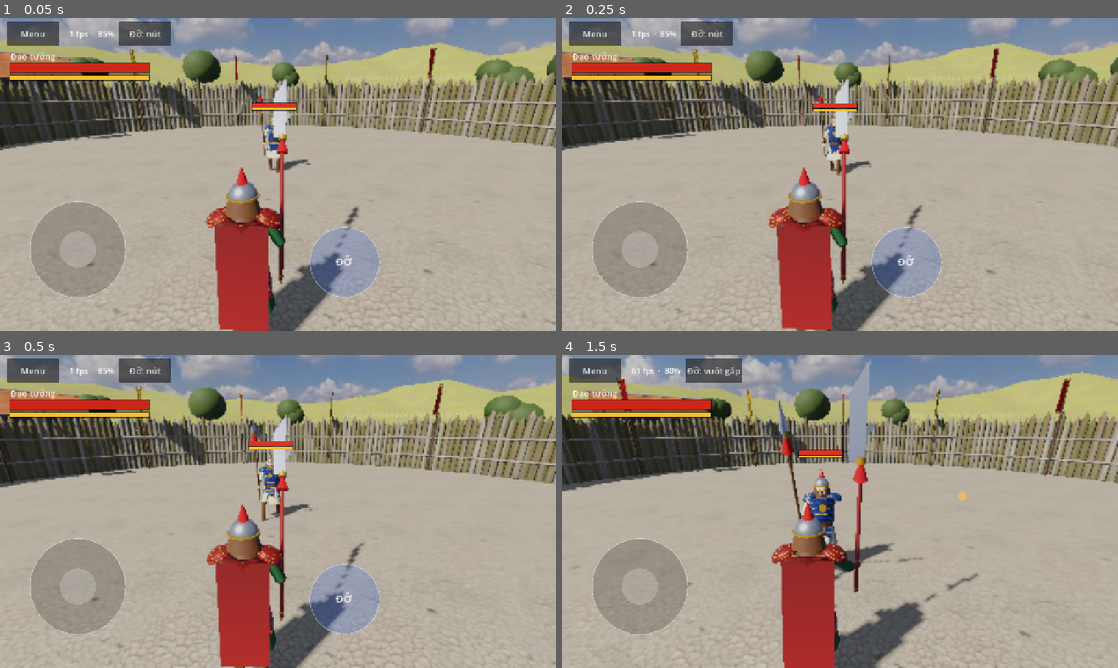
Above: before the commit, frames 1-4 (two rows, left to right).
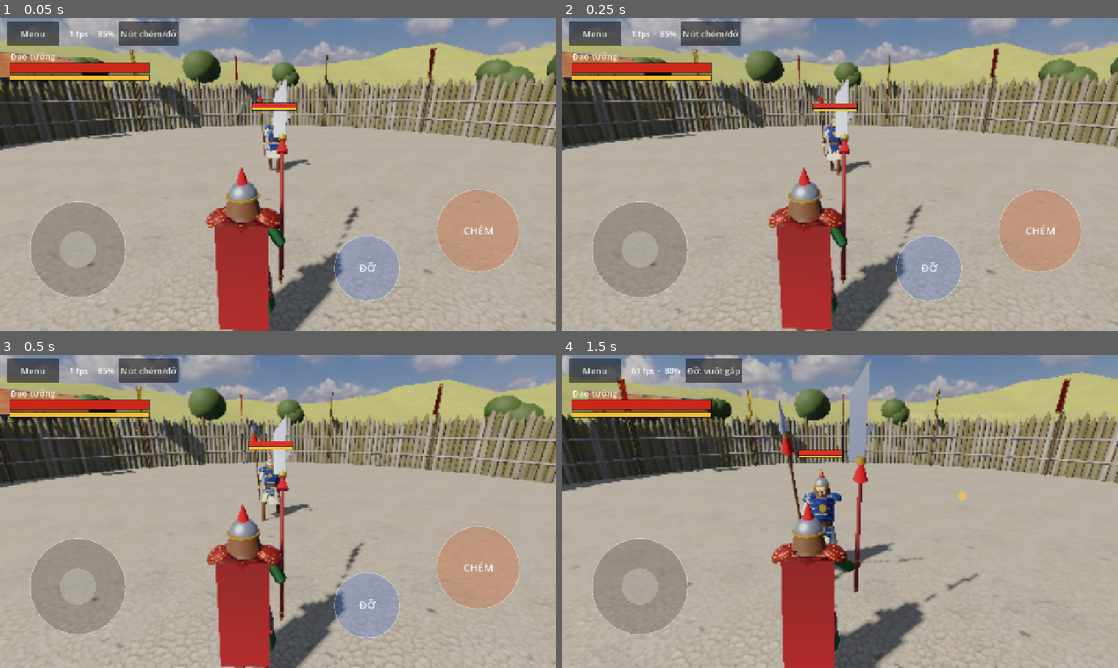
Above: after the commit, the same moments.

Repository: quanace11/MountBladeMobile
Game: Godot game, scene res://scenes/match.tscn
Two runs of this game, one before a commit and one after it. Both use one fixed random seed, a clock stepped at 60 frames per second and the inputs below. This scene is started directly instead of the project's main scene.
Inputs (mouse positions are in pixels of both pictures, inside the frame that each line leads up to):
- Up to frame 1 (0.05 s): no input
- Up to frame 2 (0.25 s): no input
- Up to frame 3 (0.5 s): no input
- Up to frame 4 (1.5 s): click "Đỡ: nút" (after the commit: "Nút chém/đỡ") at 0.5 s; move the mouse to (962, 495) at 1.27 s; hold Right from 1.28 s (still down); tap I at 1.35 s; click (962, 495) at 1.42 s

The runs differ from the first frame. In frame 1, 5.3% of the frame differs, in the area x 21-94%, y 1-91%; in frame 2, 5.3%; in frame 3, 5.3%; in frame 4, nothing differs.

Commit message:
Tách nút CHÉM và nút ĐỠ riêng
Kiểu nút giờ có nút CHÉM: giữ và kéo để chọn hướng gồng, nhả để chém,
chạm nhanh là chém theo hướng mặc định trong config. Kiểu vuốt gấp giữ nguyên.

Co-Authored-By: Claude Opus 5.5 <noreply@anthropic.com>
Claude-Session: https://claude.ai/code/session_019MGX47E3S9HvUMroLaV6JB

Diff:
--- a/config/input/touch.tres
+++ b/config/input/touch.tres
@@ -11,7 +11,11 @@
 swipe_min_distance = 40.0
 chevron_min_turn_deg = 70.0
 chevron_min_second_leg = 30.0
-block_button_center = Vector2(0.62, 0.78)
-block_button_radius = 80.0
+block_button_center = Vector2(0.66, 0.8)
+block_button_radius = 75.0
+attack_button_center = Vector2(0.86, 0.68)
+attack_button_radius = 95.0
+button_touch_slack = 1.25
+attack_tap_dir = 4
 show_attack_hint = false
 ignore_top_ratio = 0.13
--- a/src/data/input_config.gd
+++ b/src/data/input_config.gd
@@ -20,6 +20,13 @@
 ## Nút ĐỠ: tâm theo tỉ lệ màn hình, bán kính px.
 @export var block_button_center: Vector2 = Vector2(0.62, 0.78)
 @export var block_button_radius: float = 80.0
+## Nút CHÉM (kiểu nút): giữ rồi kéo để gồng theo hướng kéo, nhả để chém. Tâm theo tỉ lệ màn hình, bán kính px.
+@export var attack_button_center: Vector2 = Vector2(0.86, 0.7)
+@export var attack_button_radius: float = 95.0
+## Vùng nhận chạm của nút lớn hơn hình vẽ một chút để ngón cái dễ trúng.
+@export var button_touch_slack: float = 1.25
+## Chạm nhanh nút CHÉM (không kéo) thì chém theo hướng này.
+@export_enum("none", "up", "thrust", "left", "right") var attack_tap_dir: int = 4
 ## Mũi tên báo hướng đòn của địch. Mặc định tắt: người chơi đọc hướng từ động tác gồng.
 @export var show_attack_hint: bool = false
 ## Phần trên cùng màn hình dành cho nút menu, không nhận điều khiển (0..1).
--- a/src/input/gesture_parser.gd
+++ b/src/input/gesture_parser.gd
@@ -1,7 +1,8 @@
 class_name GestureParser
 extends RefCounted
-## Đọc một nét vuốt ở vùng chiến đấu (tay phải).
+## Đọc một nét vuốt ở vùng chiến đấu (tay phải), hoặc trên nút CHÉM khi dùng kiểu nút.
 ## - Kéo thẳng: gồng theo hướng kéo; nhả tay: chém.
+## - Kiểu BUTTON: chạm nhanh không kéo là chém theo hướng mặc định trong config.
 ## - Kiểu CHEVRON: nét có góc gấp (^ < > v) là đỡ; hướng đỡ là phía đỉnh góc; giữ tay là giữ đỡ.
 ## Hướng trả về là hướng theo màn hình, cũng là hướng theo nhân vật vì camera ở sau lưng.
 
@@ -67,6 +68,9 @@
 		block_dir = Dir.NONE
 	elif attack_dir != Dir.NONE:
 		_release_pending = true
+	elif scheme == InputConfig.BlockScheme.BUTTON and cfg.attack_tap_dir != Dir.NONE:
+		attack_dir = cfg.attack_tap_dir
+		_release_pending = true
 
 
 ## Trả về true một lần sau khi người chơi nhả tay để chém; sau đó xóa hướng gồng.
--- a/src/input/touch_controller.gd
+++ b/src/input/touch_controller.gd
@@ -1,7 +1,7 @@
 class_name TouchController
 extends Node
-## Nhận chạm đa điểm, chia ra: nửa trái là joystick di chuyển, nửa phải là vùng chiến đấu,
-## và nút ĐỠ (khi dùng kiểu nút). Kết quả đọc qua move_vector(), combat, block_dir.
+## Nhận chạm đa điểm, chia ra: nửa trái là joystick di chuyển.
+## Kiểu nút: bên phải có nút CHÉM và nút ĐỠ riêng. Kiểu vuốt gấp: cả nửa phải là vùng vuốt. Kết quả đọc qua move_vector(), combat, block_dir.
 
 var cfg: InputConfig
 var combat: GestureParser
@@ -31,6 +31,15 @@
 	return cfg.block_button_center * size
 
 
+func attack_button_center() -> Vector2:
+	var size := get_viewport().get_visible_rect().size
+	return cfg.attack_button_center * size
+
+
+func _on_button(pos: Vector2, center: Vector2, radius: float) -> bool:
+	return pos.distance_to(center) <= radius * cfg.button_touch_slack
+
+
 func _input(event: InputEvent) -> void:
 	if cfg == null:
 		return
@@ -49,7 +58,7 @@
 	var size := get_viewport().get_visible_rect().size
 	if pos.y < size.y * cfg.ignore_top_ratio:
 		return
-	if uses_block_button() and block_index == -1 and pos.distance_to(block_button_center()) <= cfg.block_button_radius:
+	if uses_block_button() and block_index == -1 and _on_button(pos, block_button_center(), cfg.block_button_radius):
 		block_index = index
 		block_touch_pos = pos
 		block_button_dir = Dir.UP
@@ -58,6 +67,8 @@
 		joy_origin = pos
 		joy_pos = pos
 	elif combat_index == -1 and pos.x >= size.x * cfg.left_zone_ratio:
+		if uses_block_button() and not _on_button(pos, attack_button_center(), cfg.attack_button_radius):
+			return
 		combat_index = index
 		combat.touch_down(pos)
 
--- a/src/ui/hud.gd
+++ b/src/ui/hud.gd
@@ -72,7 +72,7 @@
 
 
 func _update_scheme_label() -> void:
-	_scheme_btn.text = "Đỡ: nút" if Game.block_scheme == InputConfig.BlockScheme.BUTTON else "Đỡ: vuốt gấp"
+	_scheme_btn.text = "Nút chém/đỡ" if Game.block_scheme == InputConfig.BlockScheme.BUTTON else "Đỡ: vuốt gấp"
 
 
 func _build_end_panel() -> void:
--- a/src/ui/main_menu.gd
+++ b/src/ui/main_menu.gd
@@ -33,7 +33,7 @@
 	_row(box, "Đồ họa", ConfigDB.qualities, Game.quality_id, func(id):
 		Game.quality_id = id
 		Game.apply_fps_cap(), [&"low", &"medium", &"high"])
-	_row(box, "Cách đỡ", {&"0": "Nút ĐỠ", &"1": "Vuốt gấp khúc"}, StringName(str(Game.block_scheme)), func(id): Game.block_scheme = int(String(id)))
+	_row(box, "Cách đỡ", {&"0": "Nút CHÉM + ĐỠ", &"1": "Vuốt gấp khúc"}, StringName(str(Game.block_scheme)), func(id): Game.block_scheme = int(String(id)))
 
 	var fps := CheckButton.new()
 	fps.text = "Khóa 30 fps (tiết kiệm pin)"
--- a/src/ui/touch_overlay.gd
+++ b/src/ui/touch_overlay.gd
@@ -1,6 +1,6 @@
 class_name TouchOverlay
 extends Control
-## Vẽ joystick, nút ĐỠ và nét vuốt. Chỉ đọc TouchController.
+## Vẽ joystick, nút CHÉM, nút ĐỠ và nét vuốt. Chỉ đọc TouchController.
 
 var touch: TouchController
 var _font: Font
@@ -34,11 +34,15 @@
 	if touch.uses_block_button():
 		var c := touch.block_button_center()
 		var held := touch.block_index != -1
-		draw_circle(c, cfg.block_button_radius, Color(0.2, 0.4, 0.9, 0.45 if held else 0.25))
-		draw_arc(c, cfg.block_button_radius, 0, TAU, 40, white, 2.0)
-		draw_string(_font, c + Vector2(-22, 8), "ĐỠ", HORIZONTAL_ALIGNMENT_CENTER, -1, 24, Color(1, 1, 1, 0.9))
+		_draw_button(c, cfg.block_button_radius, "ĐỠ", Color(0.2, 0.4, 0.9, 0.45 if held else 0.25))
 		if held:
 			_draw_dir_arrow(c, touch.block_button_dir, cfg.block_button_radius + 18, Color(0.5, 0.8, 1.0, 0.9))
+		var a := touch.attack_button_center()
+		var swinging := touch.combat_index != -1
+		_draw_button(a, cfg.attack_button_radius, "CHÉM", Color(0.85, 0.35, 0.15, 0.5 if swinging else 0.28))
+		if swinging:
+			_draw_dir_arrow(a, touch.combat.attack_dir, cfg.attack_button_radius + 18, Color(1.0, 0.75, 0.3, 0.9))
+		return
 
 	var pts := touch.combat.stroke()
 	if pts.size() == 3:
@@ -47,6 +51,12 @@
 		draw_circle(pts[0], 10, col)
 
 	draw_string(_font, Vector2(size.x * 0.62, size.y * 0.2), "Vùng chém: kéo để gồng, nhả để chém", HORIZONTAL_ALIGNMENT_LEFT, -1, 16, Color(1, 1, 1, 0.25))
+
+
+func _draw_button(c: Vector2, radius: float, label: String, fill: Color) -> void:
+	draw_circle(c, radius, fill)
+	draw_arc(c, radius, 0, TAU, 40, Color(1, 1, 1, 0.35), 2.0)
+	draw_string(_font, c + Vector2(-radius, 8), label, HORIZONTAL_ALIGNMENT_CENTER, radius * 2.0, 24, Color(1, 1, 1, 0.9))
 
 
 func _draw_dir_arrow(center: Vector2, dir: int, dist: float, col: Color) -> void:
--- a/tests/test_input.gd
+++ b/tests/test_input.gd
@@ -40,3 +40,18 @@
 	var p := _parser(InputConfig.BlockScheme.BUTTON)
 	_stroke(p, [Vector2(900, 500), Vector2(940, 440), Vector2(980, 380), Vector2(1020, 440), Vector2(1060, 500)])
 	check_eq(p.block_dir, Dir.NONE, "kiểu nút không đỡ bằng vuốt")
+
+
+func test_button_scheme_tap_attacks_default_dir() -> void:
+	var p := _parser(InputConfig.BlockScheme.BUTTON)
+	p.touch_down(Vector2(1100, 490))
+	p.touch_up(Vector2(1102, 491))
+	check(p.consume_release(), "chạm nhanh nút CHÉM là chém")
+	check_eq(p.attack_dir, p.cfg.attack_tap_dir, "chém theo hướng mặc định")
+
+
+func test_chevron_scheme_tap_does_nothing() -> void:
+	var p := _parser(InputConfig.BlockScheme.CHEVRON)
+	p.touch_down(Vector2(1100, 490))
+	p.touch_up(Vector2(1102, 491))
+	check(not p.consume_release(), "kiểu vuốt: chạm nhanh không chém")
Not shown, changed: README.md
